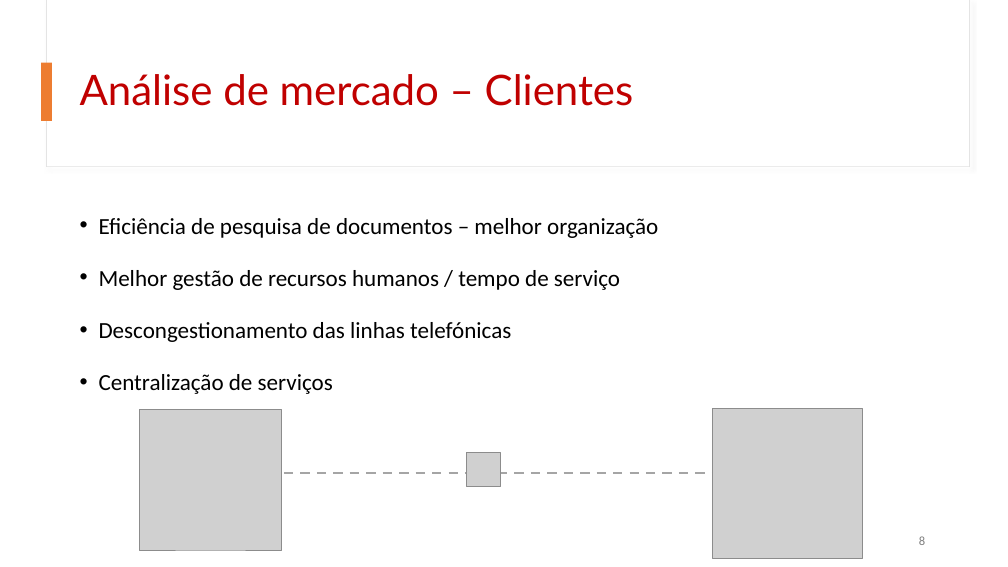
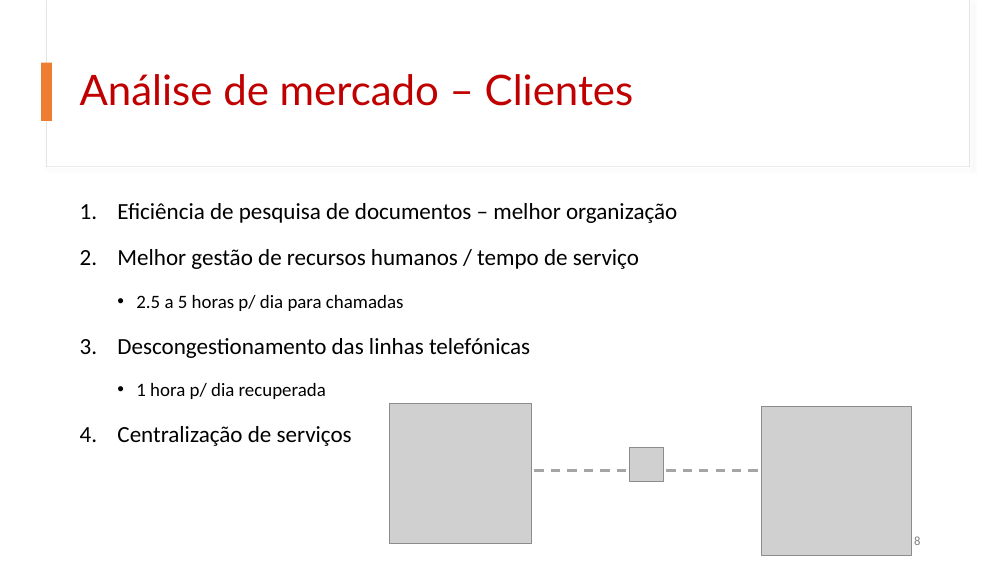
Before and after one commit to fliper6/USF-Portal_Utente, a slide deck: slide 8 of _apresentações/analise_mercado.pptx. Drawn at 1008x567 pixels with LibreOffice and Linux fonts; fonts in the diff are those of the drawing; grey boxes stand for pictures. Boxes give left, top, right and bottom in pixels: in the first picture for what was removed or moved away, otherwise in the second. Text is boxed around its words. In the diff, an @@ line names an element or a change of style, - is before the commit and + after.

Commit message:
add categoria operacional, com verficação + promenores + ppt analise mercado atualizado

```diff
--- a/_apresentações/analise_mercado.pptx
+++ b/_apresentações/analise_mercado.pptx
@@ text at [117,203,677,446]: bullet • to 1.; line spacing 1.5 to 1; more space between paragraphs @@
@@ text at [136,295,403,311]: paragraph added @@
+  • 2.5 a 5 horas p/ dia para chamadas
@@ text at [136,383,326,399]: paragraph added @@
+  • 1 hora p/ dia recuperada
@@ picture: place and size @@
-picture at [139,410,281,551]
+picture at [389,403,532,544]
@@ picture: place and size @@
-picture at [713,409,863,559]
+picture at [762,406,912,556]
@@ picture: place and size @@
-picture at [467,453,501,487]
+picture at [630,448,664,482]
@@ line moved from (284, 473) - (737, 473) to (535, 470) - (764, 470) @@
@@ page number: place and size @@
-page number at [919,536,925,545]
+page number at [914,536,920,545]
```
Also in this commit, not shown: 2 other slides changed, 4 other files.
